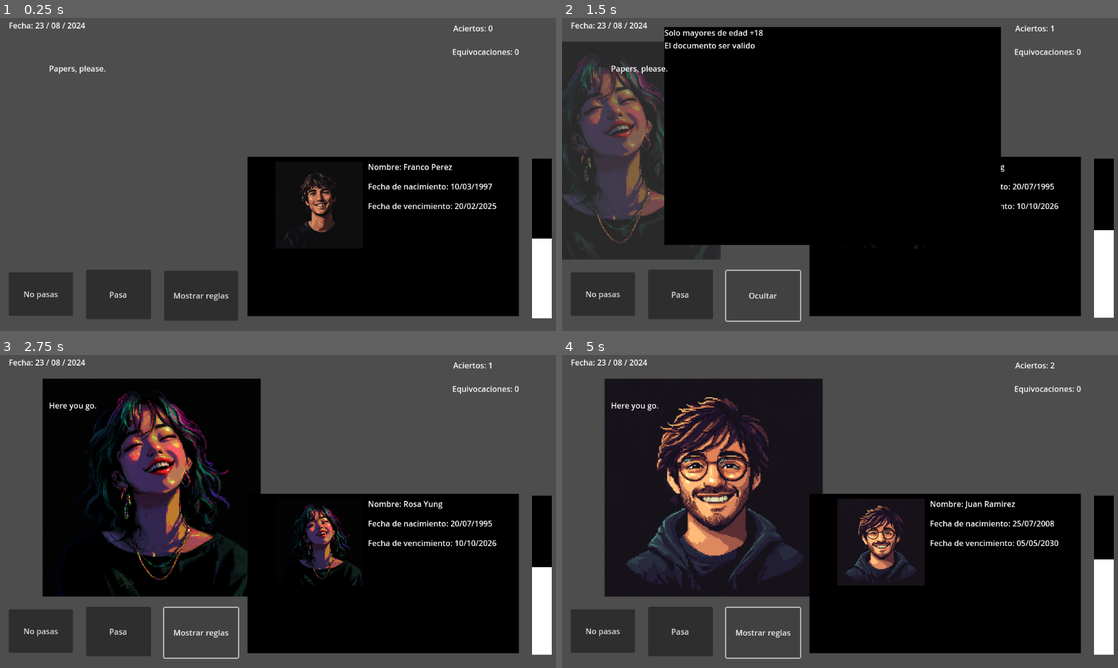
Above: before the commit, frames 1-4 (two rows, left to right).
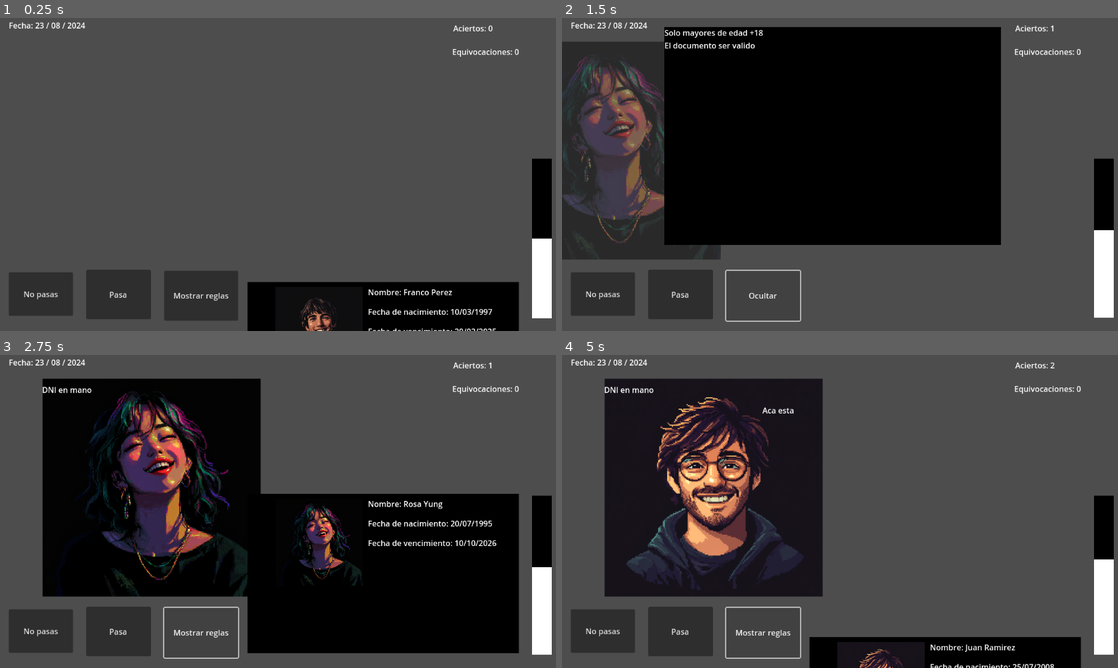
Above: after the commit, the same moments.

Repository: joacoague15/dni-en-mano
Game: Godot game, scene res://main_scene.tscn
The game is run twice, just before and just after one commit, with the same random seed, the same clock (stepped at 60 frames per second) and the same inputs.
Inputs:
- Up to frame 1 (0.25 s): no input
- Up to frame 2 (1.5 s): click "Pasa" at 0.5 s; click "Mostrar reglas" at 1.25 s
- Up to frame 3 (2.75 s): click "Ocultar" at 2 s
- Up to frame 4 (5 s): click "Pasa" at 2.75 s; click "Mostrar reglas" at 3.5 s; click "Ocultar" at 4.25 s

The runs differ from the first frame. In frame 1, 22% of the frame differs, in the area x 8-94%, y 15-100%; in frame 2, 15%; in frame 3, 0.2%; in frame 4, 25%, in the area x 7-94%, y 10-100%.

Commit message:
First and broken template for animations

Diff:
--- a/DialogueControl.gd
+++ /dev/null
@@ -1,33 +0,0 @@
-extends Node
-
-@onready var player_label = $PlayerDialogueLabel
-@onready var character_label = $CharacterDialogueLabel
-
-var dialogues = [
-	{"character": "PLayer", "text": "Papers, please.", "time": 2.0},
-	{"character": "Character", "text": "Here you go.", "time": 2.0},
-]
-
-var current_index = 0
-
-func _ready():
-	player_label.position = Vector2(40, 70)  # Set the x and y position for the player label
-	character_label.position = Vector2(100, 100)  # Set the x and y position for the character label
-	show_next_dialogue()
-
-func show_next_dialogue():
-	if current_index < dialogues.size():
-		var dialogue = dialogues[current_index]
-
-		player_label.text = ""
-		character_label.text = ""
-
-		if dialogue["character"] == "Player":
-			player_label.text = dialogue["text"]
-		else:
-			character_label.text = dialogue["text"]
-
-		var duration = dialogue["time"]
-		current_index += 1
-		await get_tree().create_timer(duration).timeout
-		show_next_dialogue()
--- a/character_random_selector.gd
+++ b/character_random_selector.gd
@@ -7,7 +7,8 @@
 @onready var rules_label = $RulesLabel
 @onready var show_rules_button = $ShowRulesButton
 @onready var vertical_bar = $VerticalBar
-@onready var character_animation_player := $CharacterSprite/AnimationPlayer
+@onready var character_animation_player = $CharacterSprite/AnimationPlayer
+@onready var dni_animation_player = $DNIInformation/DNIAnimationPlayer
 
 var persons = [
 	{"name": "Camila", "image": preload("res://characterImages/camila.webp"), "problem": "due_date", "dni": {"name": "Camila Gutierrez", "born_date": "15/01/1990", "due_date": "10/05/2024", "document_photo": preload("res://characterImages/camila.webp")}},
@@ -63,12 +64,20 @@
 		$CharacterSprite.visible = false
 		print("No valid person or list is empty.")
 
+func _on_animation_player_animation_started(anim_name):
+	if anim_name == "slide_and_fade" and persons.size() > 0:
+		dni_animation_player.play("dni_disappear")
+
 func _on_animation_player_animation_finished(anim_name):
 	if anim_name == "slide_and_fade" and persons.size() > 0:
 		var selected_person = persons[selected_index]
 		$CharacterSprite.texture = selected_person["image"]
 		$CharacterSprite.modulate.a = 1.0
 		_show_and_slide_in()
+	if anim_name == "slide_and_appear":
+		var current_dialogue_index = 0
+		$DialogueControl.show_dialogue(current_dialogue_index)
+		dni_animation_player.play("dni_appear")
 
 func _show_and_slide_in():
 	$CharacterSprite.visible = true
@@ -133,8 +142,6 @@
 
 	rules_label.text = rules_text
 
-
-
 func _on_show_rules_button_pressed():
 	rules_label.visible = not rules_label.visible
 	if rules_label.visible:
--- /dev/null
+++ b/dialogueControl.gd
@@ -0,0 +1,21 @@
+extends Node
+
+@onready var player_dialogue_label = $PlayerDialogueLabel
+@onready var character_dialogue_label = $CharacterDialogueLabel
+
+var dialogues = [
+	{"character": "Player", "text": "DNI en mano", "time": 2.0},
+	{"character": "Character", "text": "Aca esta", "time": 2.0},
+]
+
+func show_dialogue(index):
+	if index < dialogues.size():
+		var dialogue = dialogues[index]
+		if dialogue["character"] == "Player":
+			player_dialogue_label.text = dialogue["text"]
+		else:
+			character_dialogue_label.text = dialogue["text"]
+
+		await get_tree().create_timer(dialogue["time"]).timeout
+		index += 1
+		show_dialogue(index)
--- a/main_scene.tscn
+++ b/main_scene.tscn
@@ -1,35 +1,8 @@
-[gd_scene load_steps=11 format=3 uid="uid://b5aa8bbwpr8mm"]
+[gd_scene load_steps=15 format=3 uid="uid://b5aa8bbwpr8mm"]
 
 [ext_resource type="Script" path="res://character_random_selector.gd" id="1_3f8pj"]
 [ext_resource type="Script" path="res://dni_information.gd" id="2_m835h"]
-[ext_resource type="Script" path="res://DialogueControl.gd" id="3_sps78"]
-
-[sub_resource type="Animation" id="Animation_1bwfy"]
-resource_name = "slide_and_appear"
-tracks/0/type = "value"
-tracks/0/imported = false
-tracks/0/enabled = true
-tracks/0/path = NodePath(".:position")
-tracks/0/interp = 1
-tracks/0/loop_wrap = true
-tracks/0/keys = {
-"times": PackedFloat32Array(0, 1),
-"transitions": PackedFloat32Array(1, 1),
-"update": 0,
-"values": [Vector2(-650, -50), Vector2(-260, -50)]
-}
-tracks/1/type = "value"
-tracks/1/imported = false
-tracks/1/enabled = true
-tracks/1/path = NodePath(".:modulate")
-tracks/1/interp = 1
-tracks/1/loop_wrap = true
-tracks/1/keys = {
-"times": PackedFloat32Array(0, 1),
-"transitions": PackedFloat32Array(1, 1),
-"update": 0,
-"values": [Color(1, 1, 1, 0), Color(1, 1, 1, 1)]
-}
+[ext_resource type="Script" path="res://dialogueControl.gd" id="3_sps78"]
 
 [sub_resource type="Animation" id="Animation_51mvr"]
 length = 0.001
@@ -58,8 +31,8 @@
 "values": [Color(1, 1, 1, 1)]
 }
 
-[sub_resource type="Animation" id="Animation_pku3k"]
-resource_name = "slide_and_fade"
+[sub_resource type="Animation" id="Animation_1bwfy"]
+resource_name = "slide_and_appear"
 tracks/0/type = "value"
 tracks/0/imported = false
 tracks/0/enabled = true
@@ -70,7 +43,7 @@
 "times": PackedFloat32Array(0, 1),
 "transitions": PackedFloat32Array(1, 1),
 "update": 0,
-"values": [Vector2(-260, -50), Vector2(100, -50)]
+"values": [Vector2(-650, -50), Vector2(-260, -50)]
 }
 tracks/1/type = "value"
 tracks/1/imported = false
@@ -82,6 +55,33 @@
 "times": PackedFloat32Array(0, 1),
 "transitions": PackedFloat32Array(1, 1),
 "update": 0,
+"values": [Color(1, 1, 1, 0), Color(1, 1, 1, 1)]
+}
+
+[sub_resource type="Animation" id="Animation_pku3k"]
+resource_name = "slide_and_fade"
+tracks/0/type = "value"
+tracks/0/imported = false
+tracks/0/enabled = true
+tracks/0/path = NodePath(".:position")
+tracks/0/interp = 1
+tracks/0/loop_wrap = true
+tracks/0/keys = {
+"times": PackedFloat32Array(0, 1),
+"transitions": PackedFloat32Array(1, 1),
+"update": 0,
+"values": [Vector2(-260, -50), Vector2(100, -50)]
+}
+tracks/1/type = "value"
+tracks/1/imported = false
+tracks/1/enabled = true
+tracks/1/path = NodePath(".:modulate")
+tracks/1/interp = 1
+tracks/1/loop_wrap = true
+tracks/1/keys = {
+"times": PackedFloat32Array(0, 1),
+"transitions": PackedFloat32Array(1, 1),
+"update": 0,
 "values": [Color(1, 1, 1, 1), Color(1, 1, 1, 0)]
 }
 
@@ -90,6 +90,60 @@
 "RESET": SubResource("Animation_51mvr"),
 "slide_and_appear": SubResource("Animation_1bwfy"),
 "slide_and_fade": SubResource("Animation_pku3k")
+}
+
+[sub_resource type="Animation" id="Animation_g1ki7"]
+resource_name = "dni_appear"
+length = 0.4
+tracks/0/type = "value"
+tracks/0/imported = false
+tracks/0/enabled = true
+tracks/0/path = NodePath(".:position")
+tracks/0/interp = 1
+tracks/0/loop_wrap = true
+tracks/0/keys = {
+"times": PackedFloat32Array(0, 0.4),
+"transitions": PackedFloat32Array(1, 1),
+"update": 0,
+"values": [Vector2(-19, 400), Vector2(-19, -39)]
+}
+
+[sub_resource type="Animation" id="Animation_uj37j"]
+length = 0.001
+tracks/0/type = "value"
+tracks/0/imported = false
+tracks/0/enabled = true
+tracks/0/path = NodePath(".:position")
+tracks/0/interp = 1
+tracks/0/loop_wrap = true
+tracks/0/keys = {
+"times": PackedFloat32Array(0),
+"transitions": PackedFloat32Array(1),
+"update": 0,
+"values": [Vector2(-19, 400)]
+}
+
+[sub_resource type="Animation" id="Animation_gt23q"]
+resource_name = "dni_disappear"
+length = 0.4
+tracks/0/type = "value"
+tracks/0/imported = false
+tracks/0/enabled = true
+tracks/0/path = NodePath(".:position")
+tracks/0/interp = 1
+tracks/0/loop_wrap = true
+tracks/0/keys = {
+"times": PackedFloat32Array(0, 0.4),
+"transitions": PackedFloat32Array(1, 1),
+"update": 0,
+"values": [Vector2(-19, -39), Vector2(-19, 400)]
+}
+
+[sub_resource type="AnimationLibrary" id="AnimationLibrary_mjyla"]
+_data = {
+"RESET": SubResource("Animation_uj37j"),
+"dni_appear": SubResource("Animation_g1ki7"),
+"dni_disappear": SubResource("Animation_gt23q")
 }
 
 [sub_resource type="StyleBoxFlat" id="StyleBoxFlat_f1eb6"]
@@ -139,9 +193,9 @@
 layout_mode = 3
 anchors_preset = 0
 offset_left = -19.0
-offset_top = -39.0
+offset_top = 400.0
 offset_right = 535.0
-offset_bottom = 287.0
+offset_bottom = 726.0
 script = ExtResource("2_m835h")
 
 [node name="ColorRect" type="ColorRect" parent="DNIInformation"]
@@ -182,6 +236,11 @@
 position = Vector2(100, 100)
 scale = Vector2(0.2, 0.2)
 
+[node name="DNIAnimationPlayer" type="AnimationPlayer" parent="DNIInformation"]
+libraries = {
+"": SubResource("AnimationLibrary_mjyla")
+}
+
 [node name="CorrectCharacterLabel" type="Label" parent="."]
 offset_left = 355.0
 offset_top = -312.0
@@ -232,28 +291,28 @@
 
 [node name="PlayerDialogueLabel" type="Label" parent="DialogueControl"]
 anchors_preset = -1
-anchor_left = 0.038
-anchor_top = 0.11
-anchor_right = 0.082
-anchor_bottom = 0.151
-offset_left = 0.223999
-offset_top = -0.280006
-offset_right = 0.535995
-offset_bottom = 0.151993
+anchor_left = 0.075
+anchor_top = 0.105
+anchor_right = 0.119
+anchor_bottom = 0.147
+offset_left = -0.400002
+offset_top = -0.0400009
+offset_right = -0.0879974
+offset_bottom = -0.256004
 
 [node name="CharacterDialogueLabel" type="Label" parent="DialogueControl"]
 anchors_preset = -1
-anchor_left = 0.089
-anchor_top = 0.156
-anchor_right = 0.161
-anchor_bottom = 0.224
-offset_left = 0.472
-offset_top = -0.0880051
-offset_right = 0.527985
-offset_bottom = -0.152008
-horizontal_alignment = 2
+anchor_left = 0.355
+anchor_top = 0.17
+anchor_right = 0.39
+anchor_bottom = 0.205
+offset_left = 0.039978
+offset_top = -0.160004
+offset_right = -0.280029
+offset_bottom = 0.159988
 
 [connection signal="animation_finished" from="CharacterSprite/AnimationPlayer" to="." method="_on_animation_player_animation_finished"]
+[connection signal="animation_started" from="CharacterSprite/AnimationPlayer" to="." method="_on_animation_player_animation_started"]
 [connection signal="pressed" from="AcceptButton" to="." method="_on_accept_button_pressed"]
 [connection signal="pressed" from="RejectButton" to="." method="_on_reject_button_pressed"]
 [connection signal="pressed" from="ShowRulesButton" to="." method="_on_show_rules_button_pressed"]
